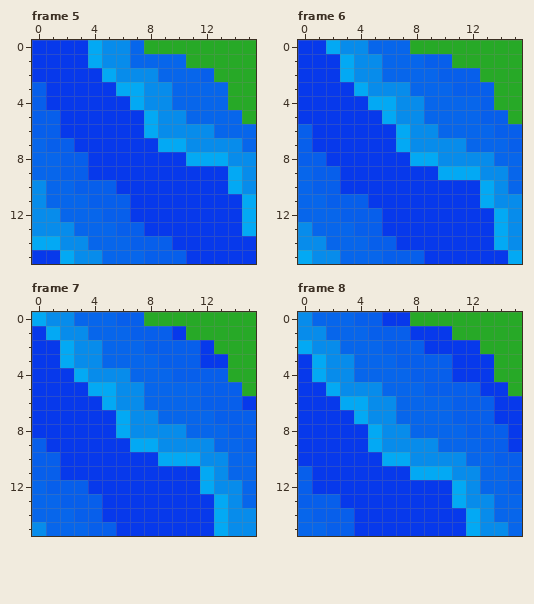
Two states of a animated GIF sprite, defaultresources/images/tiles/Wasser(O-R).gif. The picture above was drawn from the file before the commit.
The file is 16x16 pixels, 17 frames. Shown: frame 5, frame 6, frame 7, frame 8. The commit also changed other frames, which this record leaves out.
Now the later version:
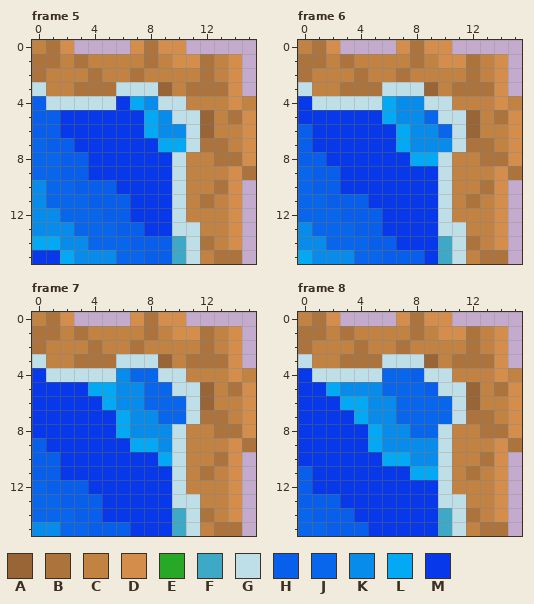
Palette (. is transparent): A #996537  B #ad733d  C #c28242  D #d48d4a  E #27a927  F #3ea9c7  G #bedfe8  H #075feb  J #0766eb  K #078ceb  L #03a9f4  M #0739eb
Changes in this commit:
Changed rows in their new state; - is an unchanged pixel.
Frame 5:
first column x 0:
 0 CBD....DBDD.....
 1 BBCBCCCCBCDDBCD.
 2 BCCCBCCBCCCCBCD.
 3 GCCBBBGGGACBBBD.
 4 -GGGGG---GGCCCDC
 5 ----------GGACBD
 6 -----------GACCD
 7 -----------GBBCD
 8 ----------GCCBBD
 9 ----------GCCCDB
10 ----------GCCBD.
11 ----------GCBCD.
12 ----------GCCCD.
13 ----------GGCCD.
14 ----------FGBCD.
15 -----K----FGCBB.
Frame 6:
first column x 0:
 0 CBD....DBDD.....
 1 BBCBCCCCBCDDBCD.
 2 BCCCBCCBCCCCBCD.
 3 GCCBBBGGGACBBBD.
 4 -GGGGG---GGCCCDC
 5 ----------GGACBD
 6 -----------GACCD
 7 -----------GBBCD
 8 ----------GCCBBD
 9 ----------GCCCDB
10 ----------GCCBD.
11 ----------GCBCD.
12 ----------GCCCD.
13 ----------GGCCD.
14 ----------FGBCD.
15 ---K------FGCBB.
Frame 7:
first column x 0:
 0 CBD....DBDD.....
 1 BBCBCCCCBCDDBCD.
 2 BCCCBCCBCCCCBCD.
 3 GCCBBBGGGACBBBD.
 4 -GGGGG---GGCCCDC
 5 ----------GGACBD
 6 -----------GACCD
 7 -----------GBBCD
 8 ----------GCCBBD
 9 ----------GCCCDB
10 ----------GCCBD.
11 ----------GCBCD.
12 ----------GCCCD.
13 ----------GGCCD.
14 ----------FGBCD.
15 -K----H---FGCBB.
Frame 8:
first column x 0:
 0 CBD....DBDD.....
 1 BBCBCCCCBCDDBCD.
 2 BCCCBCCBCCCCBCD.
 3 GCCBBBGGGACBBBD.
 4 -GGGGG---GGCCCDC
 5 ----------GGACBD
 6 -----------GACCD
 7 -----------GBBCD
 8 ----------GCCBBD
 9 ----------GCCCDB
10 ----------GCCBD.
11 ----------GCBCD.
12 ----------GCCCD.
13 ----------GGCCD.
14 ----------FGBCD.
15 ----H-----FGCBB.
Where, in picture pixels (left, top, right, bottom), the same in both pictures:
changed: (32, 40, 256, 264)
changed: (298, 40, 522, 264)
changed: (32, 312, 256, 536)
changed: (298, 312, 522, 536)
